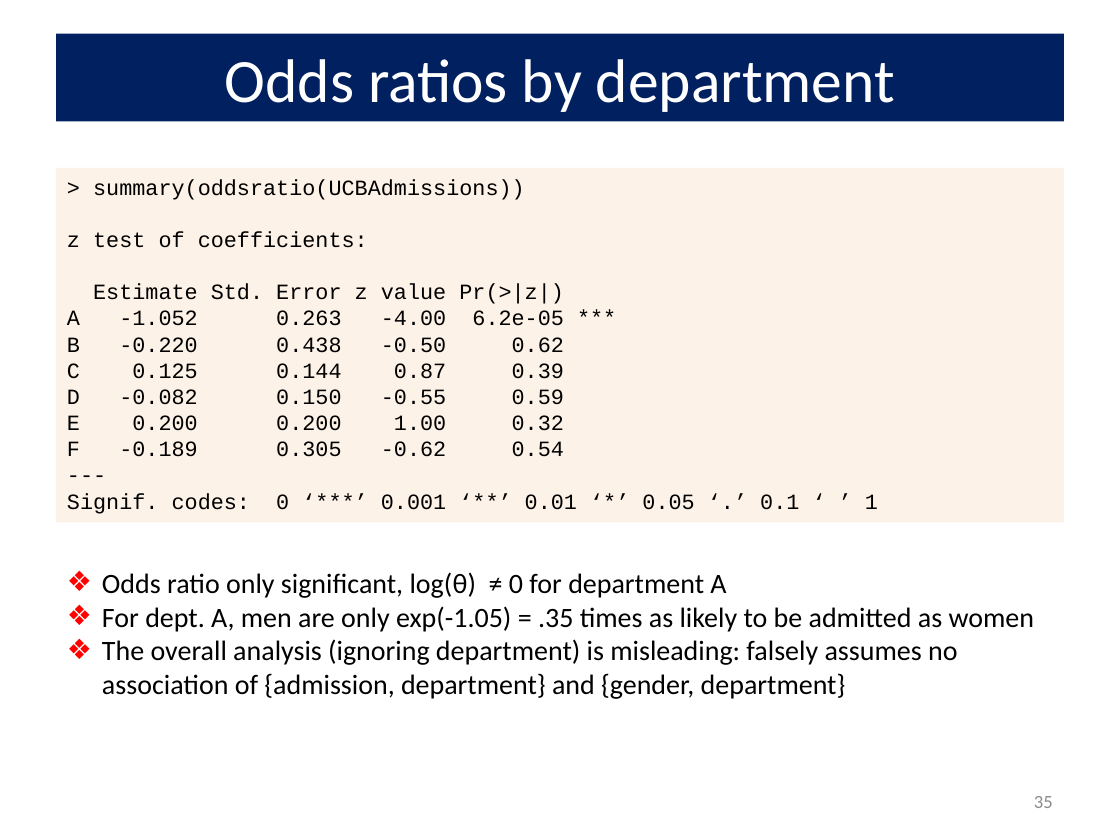
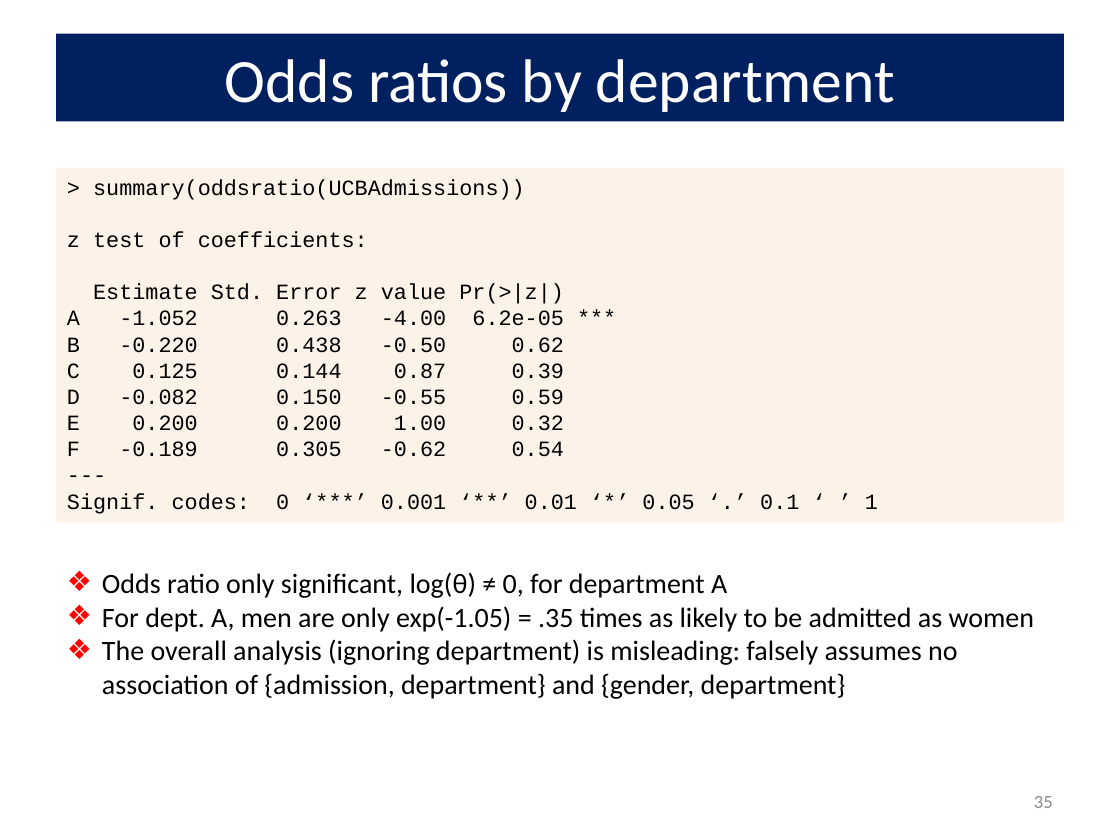
Before and after one commit to friendly/psy6136, a slide deck: slide 35 of lectures/03-Twoway1.pptx. Drawn at 1120x840 pixels with LibreOffice and Linux fonts; fonts in the diff are those of the drawing. Boxes give left, top, right and bottom in pixels: in the first picture for what was removed or moved away, otherwise in the second. Text is boxed around its words. In the diff, an @@ line names an element or a change of style, - is before the commit and + after.

```diff
--- a/lectures/03-Twoway1.pptx
+++ b/lectures/03-Twoway1.pptx
@@ text at [102, 572, 727, 598]: text changed @@
-❖ Odds ratio only significant, log(θ) ≠ 0 for department A
+❖ Odds ratio only significant, log(θ) ≠ 0, for department A
```
Also in this commit, not shown: 6 other slides changed, 12 other files.
